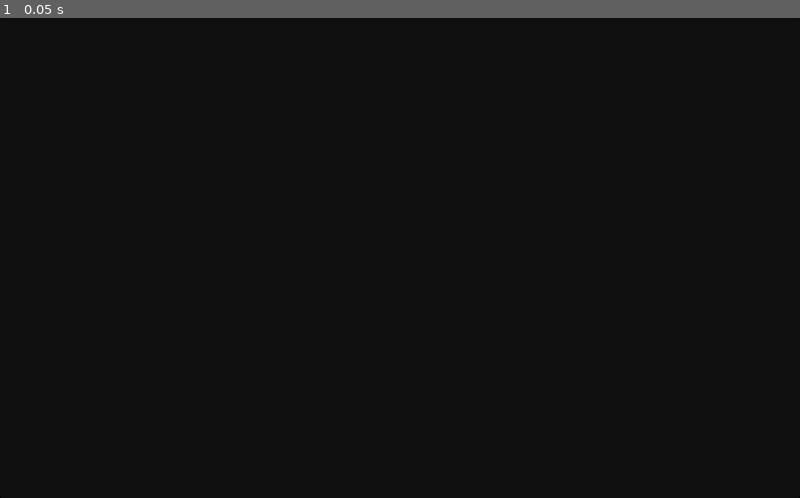
Above: before the commit, frame 1.
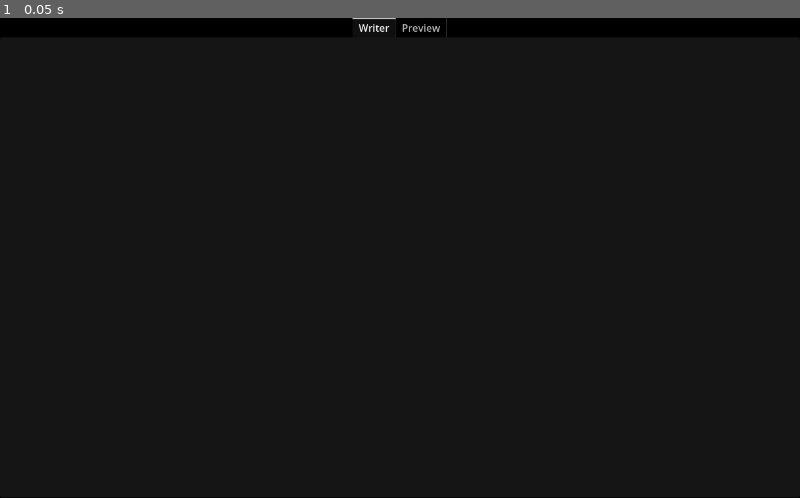
Above: after the commit, the same moment.

Repository: hellory4n/Lole
Game: Godot game, scene res://writer/writer.tscn
Same seed, same stepped clock (60 frames per second), same inputs: the game is played once before the commit and once after it. Before the commit the project starts from res://writer/Writer.tscn.
Inputs:
- Up to frame 1 (0.05 s): no input

The runs differ from the first frame. In frame 1, less than 0.1% of the frame differs, in the area x 44-56%, y 0-4%.

Commit message:
how the fuck is it null

Diff:
--- a/project.godot
+++ b/project.godot
@@ -11,7 +11,7 @@
 [application]
 
 config/name="Lole"
-run/main_scene="res://writer/Writer.tscn"
+run/main_scene="res://writer/writer.tscn"
 config/use_custom_user_dir=true
 config/custom_user_dir_name="lole"
 config/features=PackedStringArray("4.2", "Mobile")
@@ -23,7 +23,7 @@
 
 window/size/viewport_width=1280
 window/size/viewport_height=768
-window/stretch/mode="viewport"
+window/stretch/aspect="expand"
 
 [dotnet]
 
--- a/writer/Writer.tscn
+++ /dev/null
@@ -1,49 +0,0 @@
-[gd_scene load_steps=4 format=3 uid="uid://burt5spkb3j1x"]
-
-[ext_resource type="Script" path="res://writer/writer.gd" id="1_ka65i"]
-
-[sub_resource type="StyleBoxEmpty" id="StyleBoxEmpty_kqhmg"]
-
-[sub_resource type="StyleBoxEmpty" id="StyleBoxEmpty_v18x7"]
-
-[node name="Writer" type="Control"]
-layout_mode = 3
-anchors_preset = 15
-anchor_right = 1.0
-anchor_bottom = 1.0
-grow_horizontal = 2
-grow_vertical = 2
-
-[node name="Panel" type="Panel" parent="."]
-layout_mode = 1
-anchors_preset = 15
-anchor_right = 1.0
-anchor_bottom = 1.0
-grow_horizontal = 2
-grow_vertical = 2
-
-[node name="TextEdit" type="TextEdit" parent="." node_paths=PackedStringArray("the_thing")]
-layout_mode = 1
-anchors_preset = 15
-anchor_right = 1.0
-anchor_bottom = 1.0
-grow_horizontal = 2
-grow_vertical = 2
-theme_override_colors/font_color = Color(0, 0, 0, 0)
-theme_override_styles/normal = SubResource("StyleBoxEmpty_kqhmg")
-theme_override_styles/focus = SubResource("StyleBoxEmpty_v18x7")
-script = ExtResource("1_ka65i")
-the_thing = NodePath("../RichTextLabel")
-
-[node name="RichTextLabel" type="RichTextLabel" parent="."]
-layout_mode = 1
-anchors_preset = 15
-anchor_right = 1.0
-anchor_bottom = 1.0
-grow_horizontal = 2
-grow_vertical = 2
-bbcode_enabled = true
-fit_content = true
-scroll_active = false
-
-[connection signal="text_changed" from="TextEdit" to="TextEdit" method="_on_text_changed"]
--- a/writer/writer.gd
+++ b/writer/writer.gd
@@ -1,6 +1,9 @@
 extends TextEdit
 
-@export var the_thing: RichTextLabel
+@export var the_thing: Control
 
-func _on_text_changed():
-	the_thing.push_bold()
+func _on_tab_container_tab_changed(tab: int):
+	if tab == 1:
+		the_thing.add_child(RichTextLabel.new())
+	else:
+		the_thing.get_node("yes").queue_free()
--- /dev/null
+++ b/writer/writer.tscn
@@ -0,0 +1,31 @@
+[gd_scene load_steps=2 format=3 uid="uid://burt5spkb3j1x"]
+
+[ext_resource type="Script" path="res://writer/writer.gd" id="1_stost"]
+
+[node name="Writer" type="Control"]
+layout_mode = 3
+anchors_preset = 15
+anchor_right = 1.0
+anchor_bottom = 1.0
+grow_horizontal = 2
+grow_vertical = 2
+
+[node name="TabContainer" type="TabContainer" parent="."]
+layout_mode = 1
+anchors_preset = 15
+anchor_right = 1.0
+anchor_bottom = 1.0
+grow_horizontal = 2
+grow_vertical = 2
+tab_alignment = 1
+
+[node name="Writer" type="TextEdit" parent="TabContainer" node_paths=PackedStringArray("the_thing")]
+layout_mode = 2
+script = ExtResource("1_stost")
+the_thing = NodePath("")
+
+[node name="Preview" type="Control" parent="TabContainer"]
+visible = false
+layout_mode = 2
+
+[connection signal="tab_changed" from="TabContainer" to="TabContainer/Writer" method="_on_tab_container_tab_changed"]
